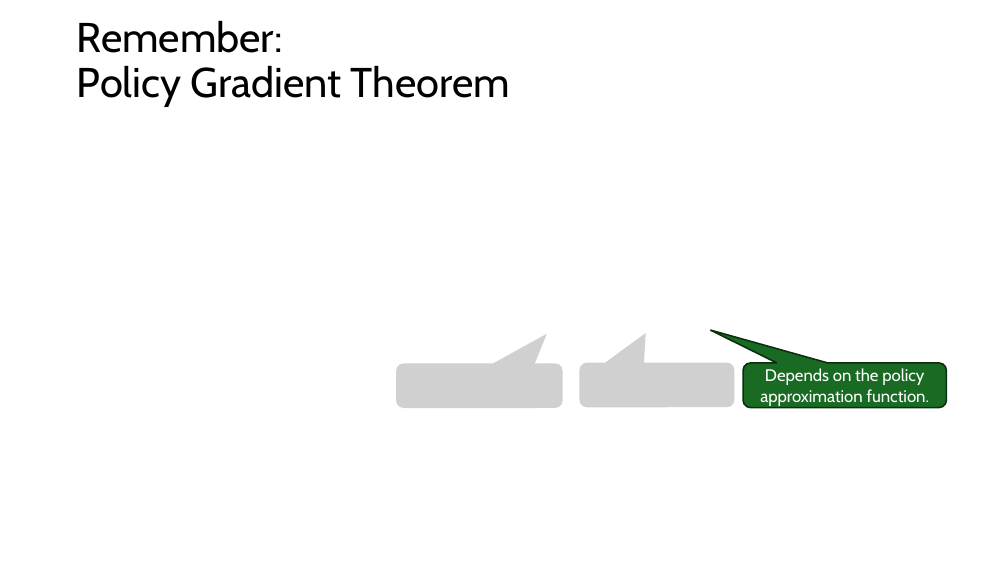
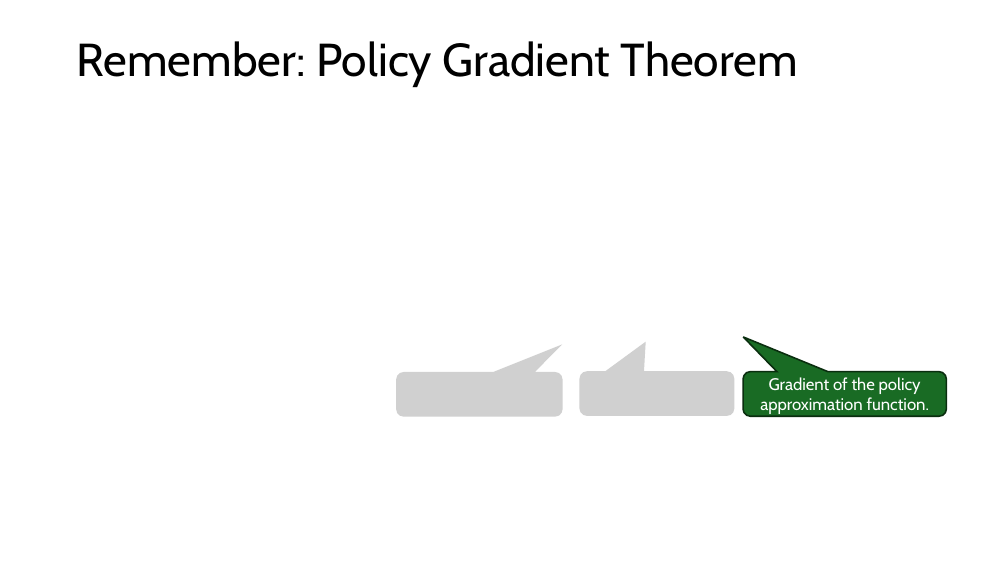
Before and after one commit to mhahsler/Introduction_to_Reinforcement_Learning, a slide deck: slide 20 of slides/Lecture_DRL.pptx. Drawn at 1008x567 pixels with LibreOffice and Linux fonts; fonts in the diff are those of the drawing; grey boxes stand for pictures. Boxes give left, top, right and bottom in pixels: in the first picture for what was removed or moved away, otherwise in the second. Text is boxed around its words. In the diff, an @@ line names an element or a change of style, - is before the commit and + after.

```diff
--- a/slides/Lecture_DRL.pptx
+++ b/slides/Lecture_DRL.pptx
@@ title "Remember: Policy Gradient Theorem" at bbox=[77, 41, 798, 87]: size 39.6 to 44 pt @@
@@ 2 pictures, 1 rounded speech box: place and size @@
-2 pictures, 1 rounded speech box at bbox=[396, 363, 947, 408]
+2 pictures, 1 rounded speech box at bbox=[396, 371, 947, 417]
@@ rounded speech box "Gradient of the policy approximation ..." at bbox=[743, 372, 947, 417]: proportions changed @@
@@ text in rounded speech box at bbox=[760, 377, 929, 414]: text changed @@
-Depends on the policy approximation function.
+Gradient of the policy approximation function.
```
Also in this commit, not shown: 4 other slides changed, 1 slide added, 3 other files.
